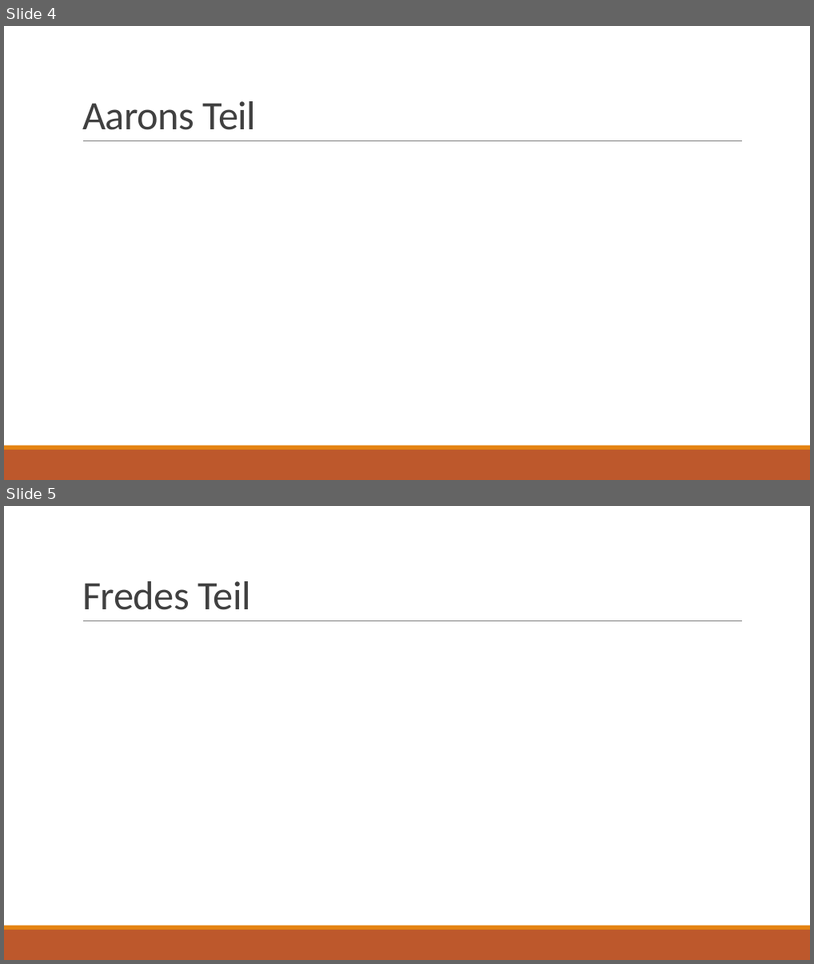
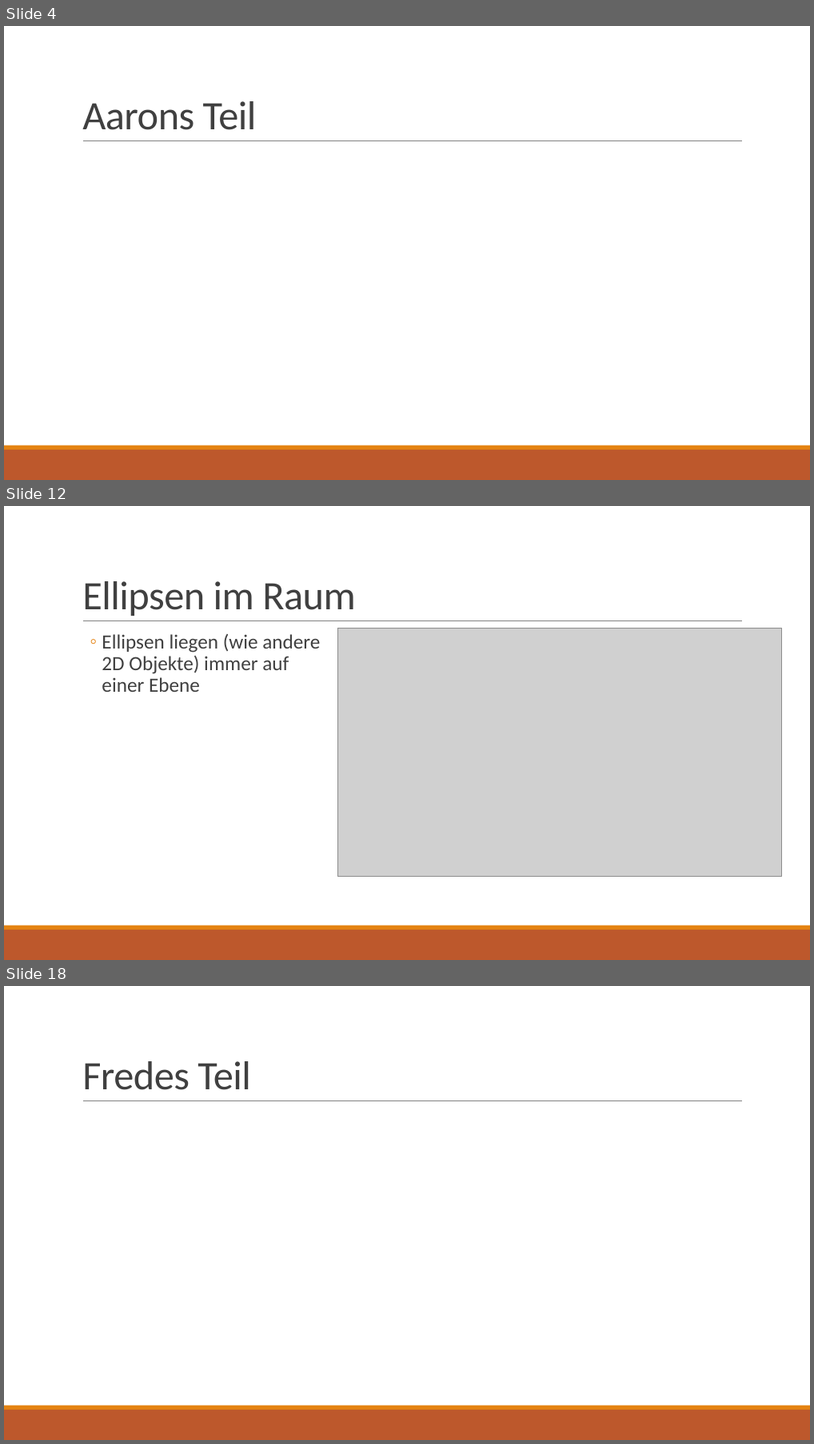
Before and after one commit to Voxen4/Planetarium, a slide deck: Simulation des Sonnensytem.pptx. Shown one above the other, each under a label of ours: slides 4 and 5 before the commit, slides 4, 12 and 18 after it; the slides between them are not shown. The pictures are 814x964 and 814x1444 pixels, drawn with LibreOffice and Linux fonts; fonts in the diff are those of the drawing; grey boxes stand for pictures. Boxes give left, top, right and bottom in pixels: in the first picture for what was removed or moved away, otherwise in the second. Text is boxed around its words. In the diff, an @@ line names an element or a change of style, - is before the commit and + after.

```diff
--- a/Simulation des Sonnensytem.pptx
+++ b/Simulation des Sonnensytem.pptx
@@ slide 12 added at [4,506,810,960], background #FFFFFF; not listed: 3 template elements that a slide beside it also shows @@
@@ title added at [82,581,356,616], 48 pt, text #404040 @@
+Ellipsen im Raum
@@ text added at [102,634,320,692], 24 pt, text #404040 @@
+  ◦ Ellipsen liegen (wie andere 2D Objekte) immer auf einer Ebene
@@ picture added at [338,628,782,876] @@
@@ what was slide 5 is now slide 18 @@
```
Also in this commit, not shown: 12 other slides added.
